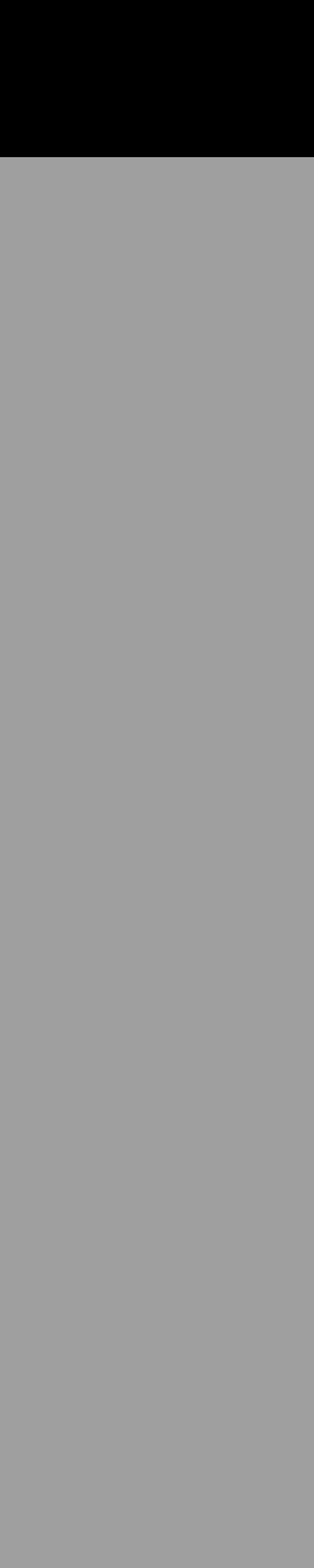
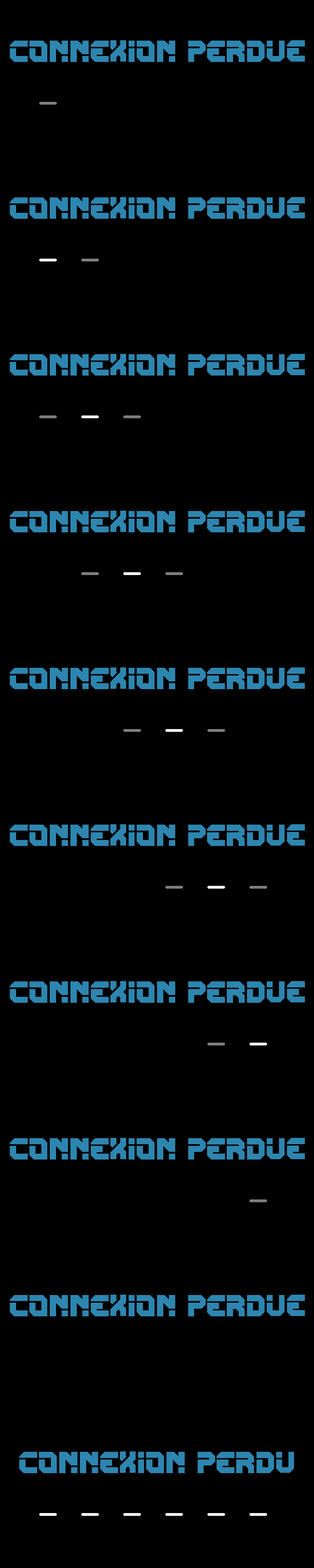
Layered file, before and after one edit (314px x 1568px). Changes by layer:
removed layer "Rectangle 1" over [9, 40, 305, 105]
removed layer "Arrière-plan" over [0, 40, 314, 1568]
added layer "Calque 5" above "Calque 4" over [0, 509, 314, 533]
added layer "Calque 4" above "Calque 7" over [0, 352, 314, 376]
added layer "Calque 7" above "Calque 6" over [0, 822, 314, 847]
added layer "Calque 6" above "Calque 3" over [0, 666, 314, 690]
added layer "Calque 3" above "Calque 10" over [0, 195, 314, 220]
added layer "Calque 10" above "Calque 9" over [0, 1293, 314, 1317]
added layer "Calque 9" above "Calque 8" over [0, 1136, 314, 1160]
added layer "Calque 8" above "Calque 2" over [0, 979, 314, 1004]
added layer "Calque 2" over [0, 40, 314, 1568]
